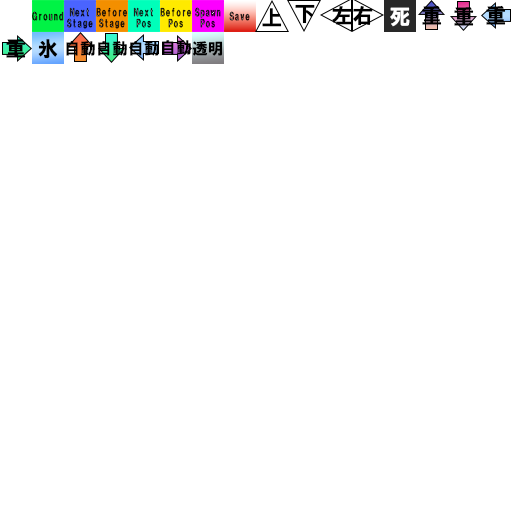
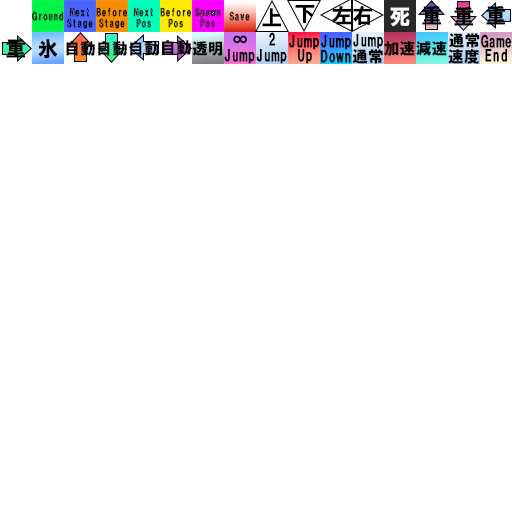
Layered file, before and after one edit (512x512). Changes by layer:
added group "ゲーム終了" with 3 layers above "減速" over [left=480, top=32, right=512, bottom=64]
added layer "レイヤー 30" in group "ゲーム終了" over [left=480, top=32, right=512, bottom=64]
added group "減速" (1st of 2) with 2 layers above "通常速度" over [left=416, top=32, right=448, bottom=64]
added layer "レイヤー 27" in group "減速" over [left=416, top=32, right=448, bottom=64]
added group "通常速度" with 3 layers above "ジャンプ力アップ" over [left=448, top=32, right=480, bottom=64]
added layer "レイヤー 26" in group "通常速度" over [left=448, top=32, right=480, bottom=64]
added group "ジャンプ力アップ" with 3 layers above "ジャンプ力ダウン" over [left=288, top=32, right=320, bottom=64]
added layer "Jump" (1st of 5, in "ジャンプ力アップ") in group "ジャンプ力アップ" over [left=289, top=34, right=320, bottom=50]
added layer "レイヤー 25" in group "ジャンプ力アップ" over [left=288, top=32, right=320, bottom=64]
added group "ジャンプ力ダウン" with 3 layers above "ジャンプ力通常" over [left=320, top=32, right=352, bottom=64]
added layer "Jump" (2nd of 5, in "ジャンプ力ダウン") in group "ジャンプ力ダウン" over [left=321, top=34, right=352, bottom=50]
added layer "レイヤー 24" in group "ジャンプ力ダウン" over [left=320, top=32, right=352, bottom=64]
added group "ジャンプ力通常" with 3 layers above "2ジャンプ" over [left=352, top=32, right=384, bottom=64]
added layer "レイヤー 23" in group "ジャンプ力通常" over [left=352, top=32, right=384, bottom=64]
added group "2ジャンプ" with 3 layers above "∞ジャンプ" over [left=256, top=32, right=288, bottom=64]
added layer "レイヤー 22" in group "2ジャンプ" over [left=256, top=32, right=288, bottom=64]
added group "∞ジャンプ" with 3 layers above "加速" over [left=224, top=32, right=256, bottom=64]
added layer "レイヤー 21" in group "∞ジャンプ" over [left=224, top=32, right=256, bottom=64]
added group "加速" (1st of 2) with 2 layers above "透明ブロック" over [left=384, top=32, right=416, bottom=64]
added layer "レイヤー 19" in group "加速" over [left=384, top=32, right=416, bottom=64]
…and 14 more changes (14 added)
